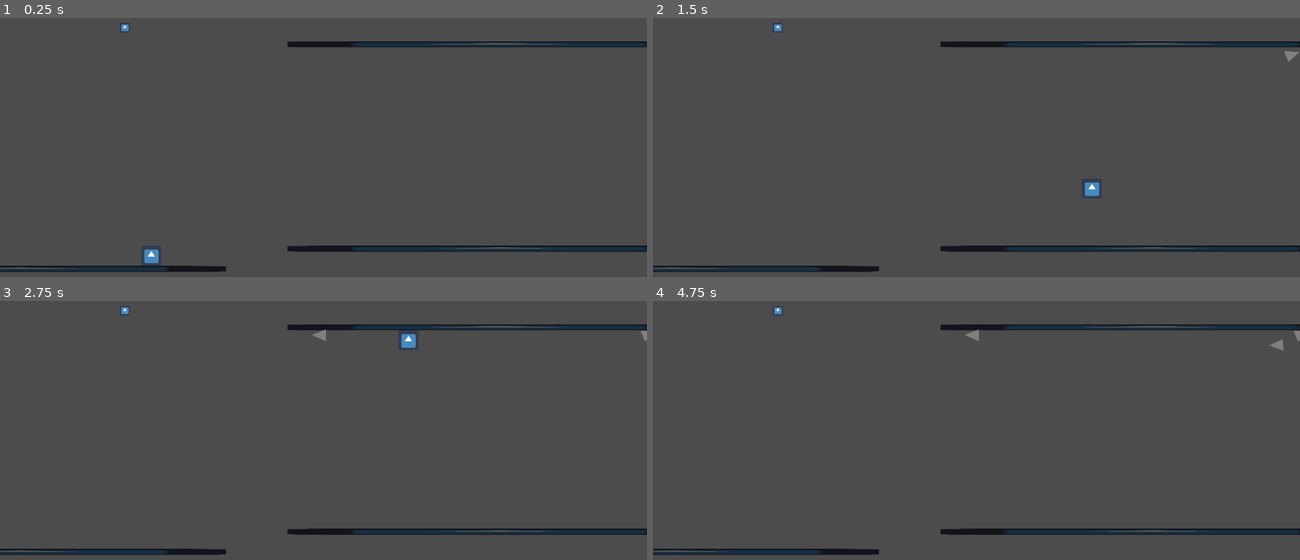
Above: before the commit, frames 1-4 (two rows, left to right).
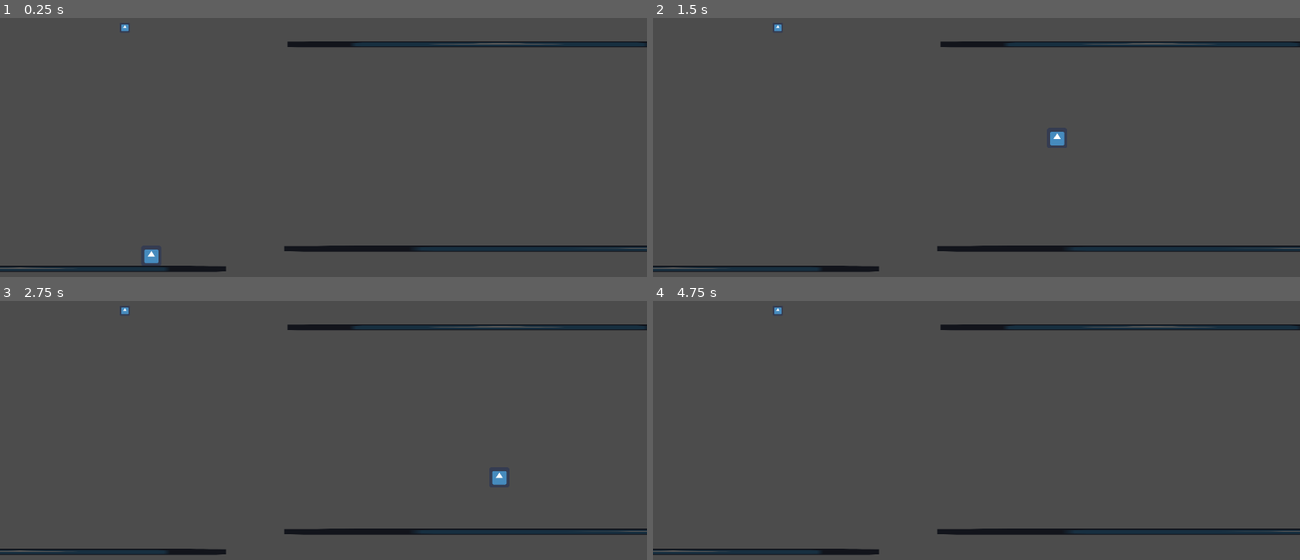
Above: after the commit, the same moments.

Repository: Xalph555/GrappleHookGame
Game: Godot game, scene res://Levels/World/World.tscn
Same seed, same stepped clock (60 frames per second), same inputs: the game is played once before the commit and once after it. The project has no main scene, so this scene is started directly. The engine's default icon, where the game draws it, is replaced by a stand-in: a white triangle on a blue panel in a dark square.
Inputs (mouse positions are in pixels of both pictures, inside the frame that each line leads up to):
- Up to frame 1 (0.25 s): no input
- Up to frame 2 (1.5 s): tap Enter at 0.5 s; move the mouse to (1118, 119) at 0.52 s; hold Up (ui_up) 0.53-1.28 s; hold Right (ui_right) from 0.53 s (still down); click (1118, 119) at 0.6 s; move the mouse to (847, 155) at 1.27 s; tap Up (ui_up) at 1.35 s
- Up to frame 3 (2.75 s): tap Up (ui_up) at 1.52, 1.82 s; click (194, 438) at 1.55 s; move the mouse to (388, 337) at 2.02 s; release Right (ui_right) at 2.03 s; hold Left (ui_left) from 2.03 s (still down); hold Up (ui_up) from 2.03 s (still down); click (388, 337) at 2.1 s
- Up to frame 4 (4.75 s): move the mouse to (944, 495) at 2.77 s; release Left (ui_left) at 2.78 s; release Up (ui_up) at 2.78 s; hold Right (ui_right) 2.78-4.28 s; click (944, 495) at 2.85 s; tap Up (ui_up) at 3.02, 3.32, 4.52 s; move the mouse to (1170, 477) at 3.52 s; hold Up (ui_up) 3.53-4.28 s; tap Space at 4.25 s; move the mouse to (782, 363) at 4.27 s; hold Left (ui_left) from 4.28 s (still down); click (782, 363) at 4.35 s

The runs differ from the first frame. In frame 1, 0.2% of the frame differs, in the area x 43-100%, y 87-91%; in frame 2, 0.5%; in frame 3, 0.5%, in the area x 43-100%, y 10-91%; in frame 4, 0.4%.

Commit message:
work from sep 2

Diff:
--- a/Common/Player/Hook/Hook.gd
+++ b/Common/Player/Hook/Hook.gd
@@ -1,16 +1,17 @@
 extends KinematicBody2D
 
-var move_speed := 1800
+var move_speed := 3000
 
-var pull_x := 100
-var pull_y := 100
+var pull_x := 300
+var pull_y := 300
 
-var direction := Vector2.ZERO
+var move_dir := Vector2.ZERO
+var hook_dir := Vector2.ZERO
 var velocity := Vector2.ZERO
 
+var is_hooked := false
+
 var parent: KinematicBody2D
-
-var is_hooked := false
 
 #var line: Line2D
 
@@ -20,35 +21,49 @@
 
 
 func _physics_process(delta: float) -> void:
+	if is_hooked:
 
-	if is_hooked:
+		parent.is_flying = true
+
 		if parent.global_position.y >= self.global_position.y:
 			parent.velocity.y -= pull_y
-			#print("attempting to pull up")
 
 		if parent.global_position.y < self.global_position.y:
 			parent.velocity.y += pull_y
-			#print("attempting to pull down")
 
 		if parent.global_position.x >= self.global_position.x:
 			parent.velocity.x -= pull_x
-			#print("attempting to pull left")
 
 		if parent.global_position.x < self.global_position.x:
 			parent.velocity.x += pull_x
-			#print("attempting to pull right")
 
 	else:
-		velocity = direction * move_speed * delta
+		velocity = move_dir * move_speed * delta
 
 #		if line.points:
 #			line.points[-1] = parent.global_position
 
 		if move_and_collide(velocity):
 			is_hooked = true
-			direction = Vector2.ZERO
+			move_dir = Vector2.ZERO
 
+			hook_dir = parent.global_position - self.global_position
 
+			if abs(hook_dir.x) >= abs(hook_dir.y):
+				pull_x *= (abs(hook_dir.x) / abs(parent.global_position.distance_to(self.global_position)))
+				pull_y *= (abs(hook_dir.y) / abs(parent.global_position.distance_to(self.global_position)))
+
+				print("x-stronger")
+				print(pull_x)
+				print(pull_y)
+
+			else:
+				pull_x *= (abs(hook_dir.x) / abs(parent.global_position.distance_to(self.global_position)))
+				pull_y *= (abs(hook_dir.y) / abs(parent.global_position.distance_to(self.global_position)))
+
+				print("y-stronger")
+				print(pull_x)
+				print(pull_y)
 
 func shoot(shooter: KinematicBody2D, dir: Vector2) -> void:
 
@@ -62,7 +77,7 @@
 	parent = shooter
 	position = parent.global_position
 
-	direction = dir
+	move_dir = dir
 	rotation = dir.angle()
 
 	is_hooked = false
--- a/Common/Player/Player.gd
+++ b/Common/Player/Player.gd
@@ -5,16 +5,17 @@
 var input_dir := Vector2.ZERO
 
 var weight := 40
-var jump_height := -1500
-var move_speed := 580
-#var acceleration = 50
+var jump_height := -2500
+var acceleration:= 65
 var max_speed_x := 1000
-var max_speed_y := 2000
-
+var max_speed_y := 3000
 
 var velocity := Vector2.ZERO
 
 var can_grapple := true
+var is_flying := false
+
+var hook_instance : KinematicBody2D
 
 
 func _ready() -> void:
@@ -22,35 +23,40 @@
 
 
 func _physics_process(delta) -> void:
+	#Gravity
 	velocity.y += WorldGlobals.apply_gravity(weight)
 
 	# Run
-
-#	input_dir.x = Input.get_action_strength("ui_right") - Input.get_action_strength("ui_left")
-#	input_dir = input_dir.normalized()
-#	velocity.x = move_speed * input_dir.x
-
 	input_dir.x = Input.get_action_strength("ui_right") - Input.get_action_strength("ui_left")
 	input_dir = input_dir.normalized()
 
-	velocity.x += (input_dir.x * move_speed)
+	velocity.x += input_dir.x * acceleration
 
-	velocity.x = clamp(velocity.x, -max_speed_x, max_speed_x)
-	velocity.y = clamp(velocity.y, -max_speed_y, max_speed_y)
+	if is_on_floor():
+		if is_flying:
+			is_flying = false
+
+		# Jump
+		if Input.is_action_pressed("ui_up"):
+			velocity.y += jump_height
+
+		velocity.x = lerp(velocity.x, 0, 0.04)
+
+	else:
+		velocity.x = lerp(velocity.x, 0, 0.03)
+		velocity.y = lerp(velocity.y, 0, 0.05)
+
+	if is_flying:
+		velocity.x = clamp(velocity.x, -max_speed_x*3.5, max_speed_x*3.5)
+		velocity.y = clamp(velocity.y, -max_speed_y*1.2, max_speed_y*1.2)
 
 
-	# Jump
-	if is_on_floor():
-		if Input.is_action_just_pressed("ui_up"):
-			velocity.y += jump_height
-
-		velocity.x = lerp(velocity.x, 0, 0.1)
-
 	else:
-		velocity.y = lerp(velocity.y, 0, 0.005)
-		velocity.x = lerp(velocity.x, 0, 0.005)
+		velocity.x = clamp(velocity.x, -max_speed_x, max_speed_x)
+		velocity.y = clamp(velocity.y, -max_speed_y, max_speed_y)
 
 	velocity = move_and_slide(velocity, Vector2.UP)
+
 
 	# Shoot hook
 	if Input.is_action_just_pressed("ui_mouse_left") and can_grapple:
@@ -59,13 +65,13 @@
 		var hook_dir := get_global_mouse_position() - self.global_position
 		hook_dir = hook_dir.normalized()
 
-		var _hook := HOOK.instance()
-		owner.add_child(_hook)
-		_hook.shoot(self, hook_dir)
+		hook_instance = HOOK.instance()
+		owner.add_child(hook_instance)
+		hook_instance.shoot(self, hook_dir)
 
 	if Input.is_action_just_released("ui_mouse_left"):
 		can_grapple = true
-		# need to find way to het reference to hook once it has been shot
+		hook_instance.release()
 
 	# Fire Bullet
 	if Input.is_action_just_pressed("ui_mouse_right"):
--- a/Levels/World/World.tscn
+++ b/Levels/World/World.tscn
@@ -11,7 +11,8 @@
 collision_mask = 0
 
 [node name="Platform2" parent="." instance=ExtResource( 2 )]
-position = Vector2( 1571.45, 956.379 )
+position = Vector2( 2224.05, 956.379 )
+scale = Vector2( 2, 1 )
 
 [node name="Platform3" parent="." instance=ExtResource( 2 )]
 position = Vector2( -87.7995, -508.376 )
@@ -25,3 +26,5 @@
 
 [node name="PointPlatform" parent="." instance=ExtResource( 3 )]
 position = Vector2( 395.113, 253.62 )
+
+[editable path="Platform2"]
